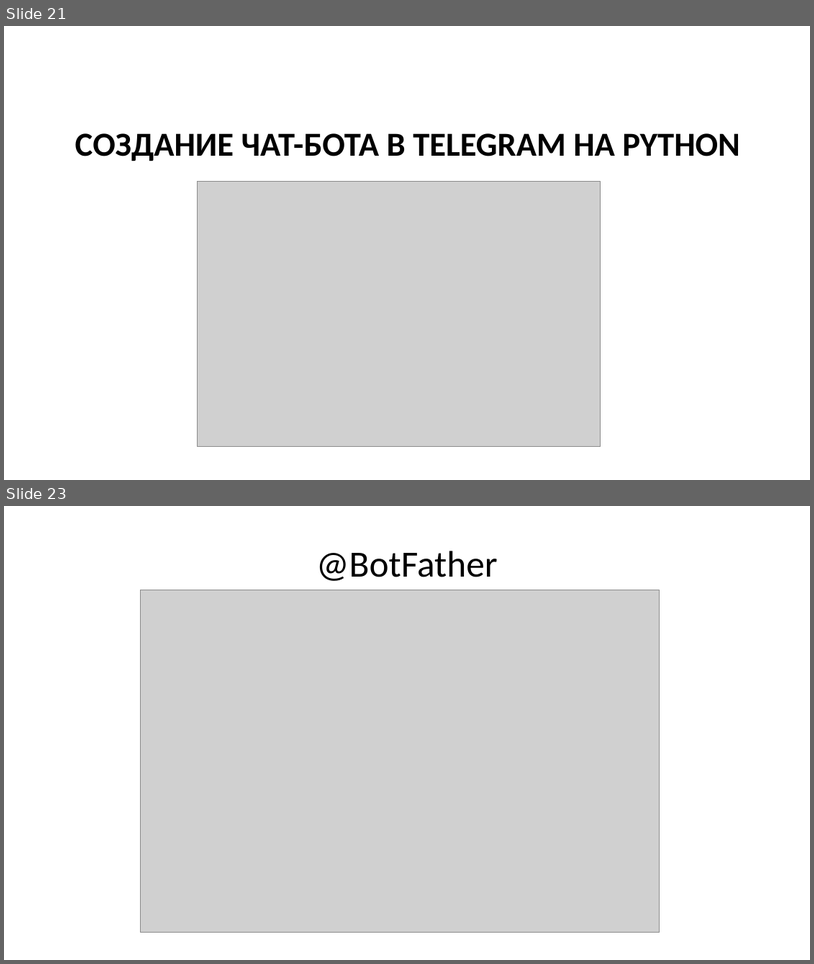
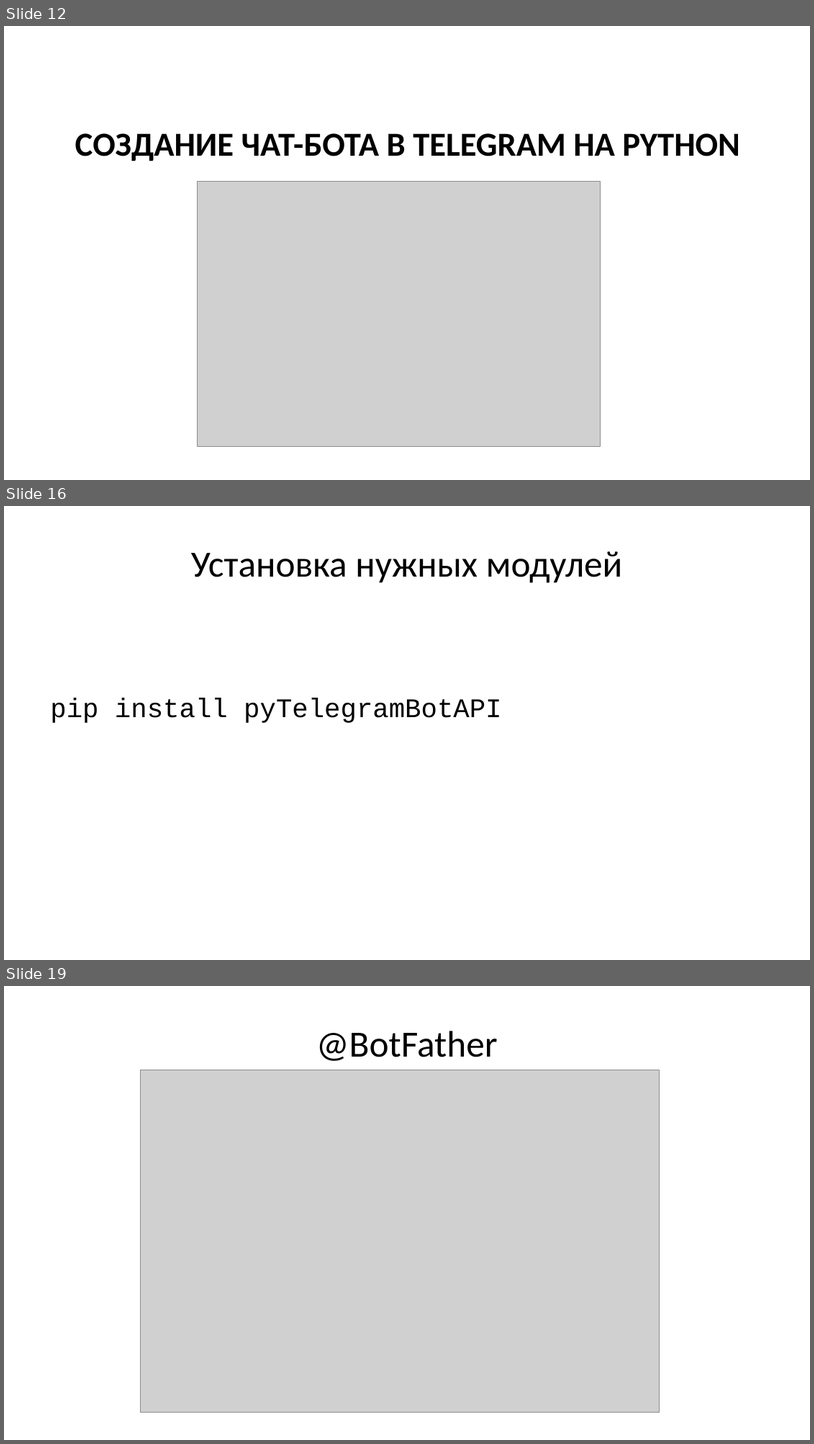
Before and after one commit to maxchv/telegram-bot, a slide deck: docs/lesson_telegram_bot.pptx. Shown one above the other, each under a label of ours: slides 21 and 23 before the commit, slides 12, 16 and 19 after it; the slides between them are not shown. The pictures are 814x964 and 814x1444 pixels, drawn with LibreOffice and Linux fonts; fonts in the diff are those of the drawing; grey boxes stand for pictures. Boxes give left, top, right and bottom in pixels: in the first picture for what was removed or moved away, otherwise in the second. Text is boxed around its words. In the diff, an @@ line names an element or a change of style, - is before the commit and + after.

```diff
--- a/docs/lesson_telegram_bot.pptx
+++ b/docs/lesson_telegram_bot.pptx
@@ slide 16 added at bbox=[4, 506, 810, 960], background #FFFFFF @@
@@ title added at bbox=[191, 551, 623, 583], 44 pt, text #000000 @@
+Установка нужных модулей
@@ text added at bbox=[50, 698, 502, 723], 32 pt, text #000000 @@
+pip install pyTelegramBotAPI
@@ what was slide 21 is now slide 12 @@
@@ what was slide 23 is now slide 19 @@
```
Also in this commit, not shown: 3 slides changed, 4 other slides added, 9 slides removed, 7 other files.
